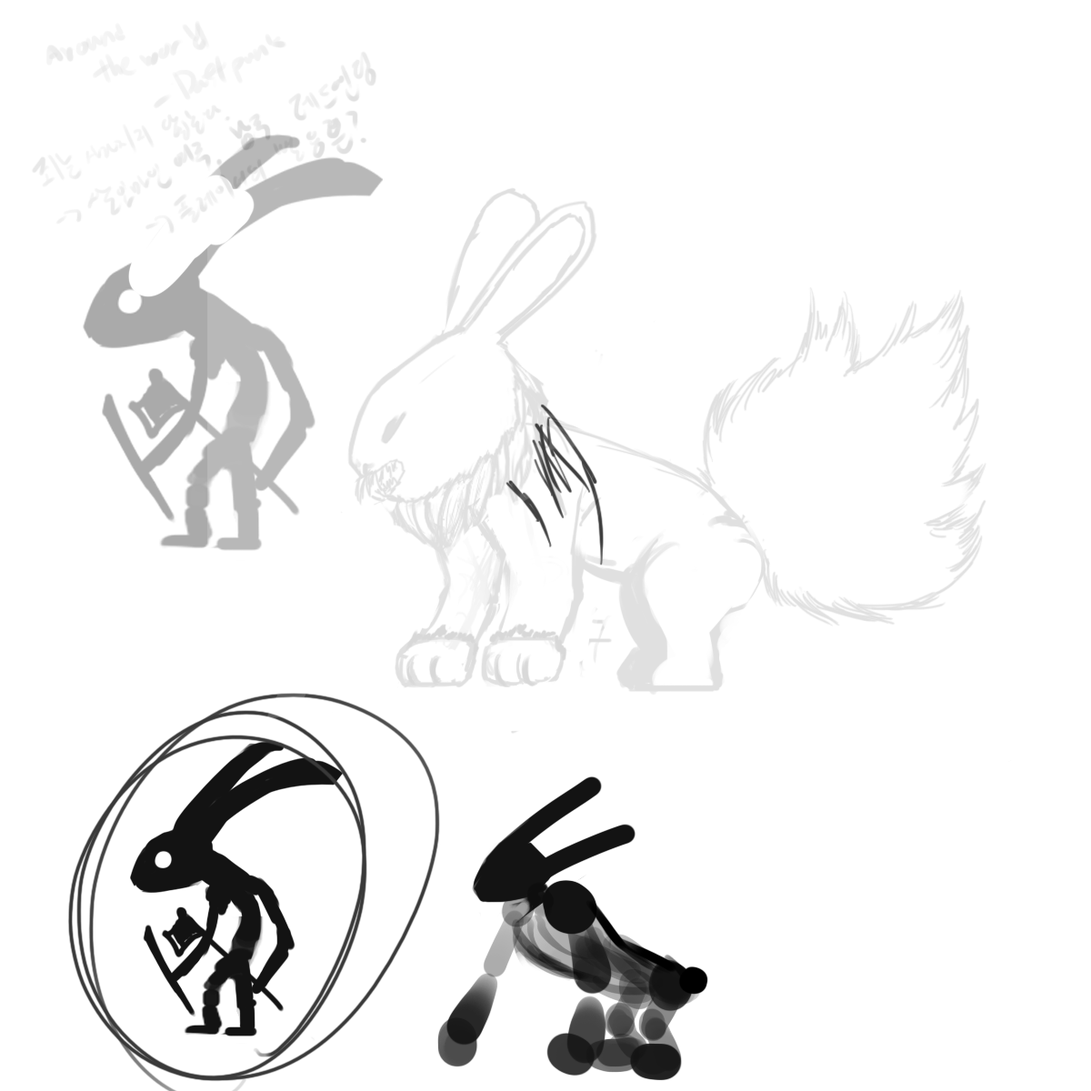
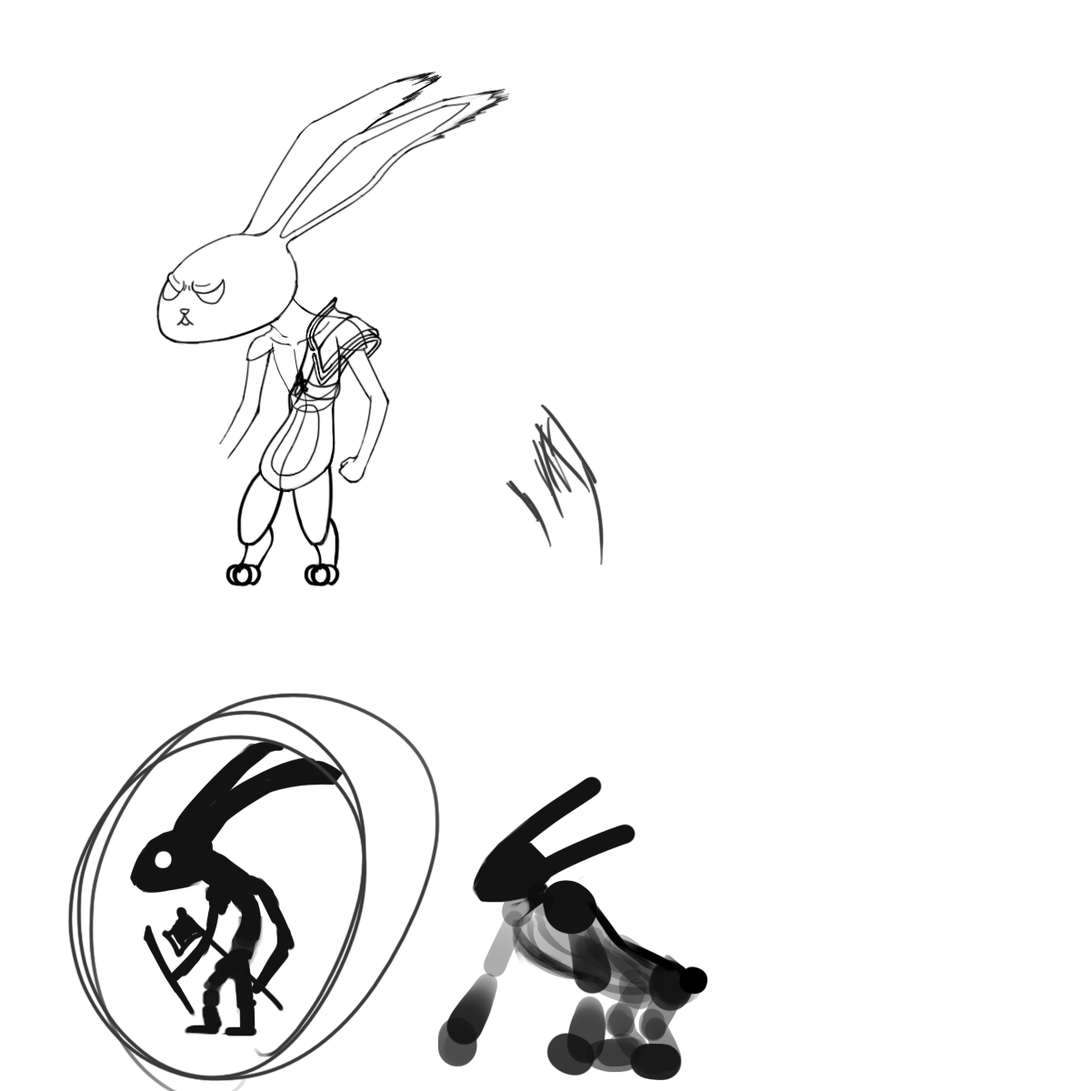
Layer changes from the first (1091, 1091) image to the second:
hid "Layer 5", opacity 16% → 100% over <box>31,20,987,1042</box>
added layer "Layer 10" above "Layer 9" over <box>270,295,383,478</box>
added layer "Layer 9" above "Layer 11 copy" over <box>156,70,512,588</box>
hid "Layer 7", opacity 36% → 96% over <box>82,132,383,562</box>
